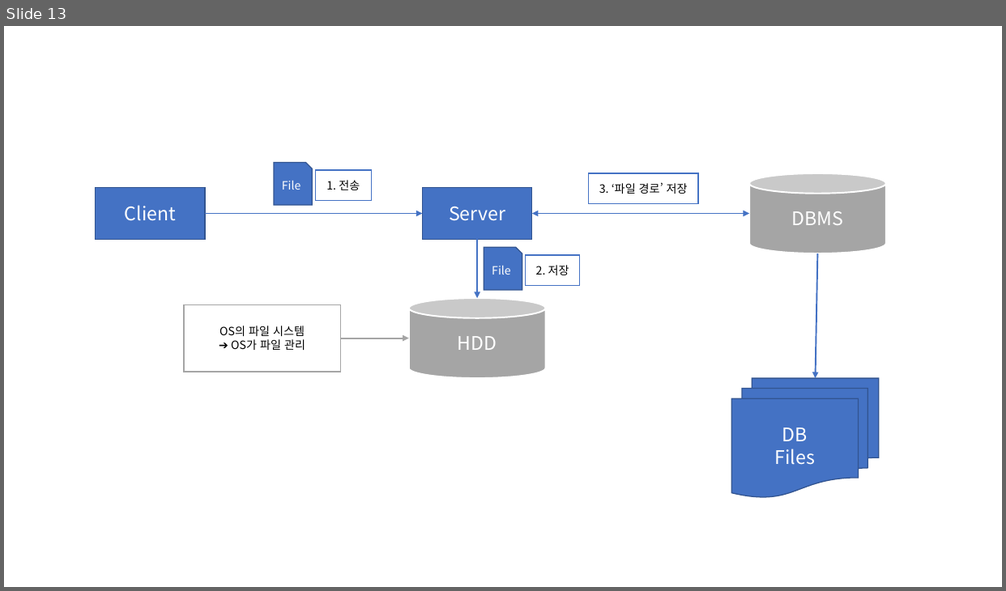
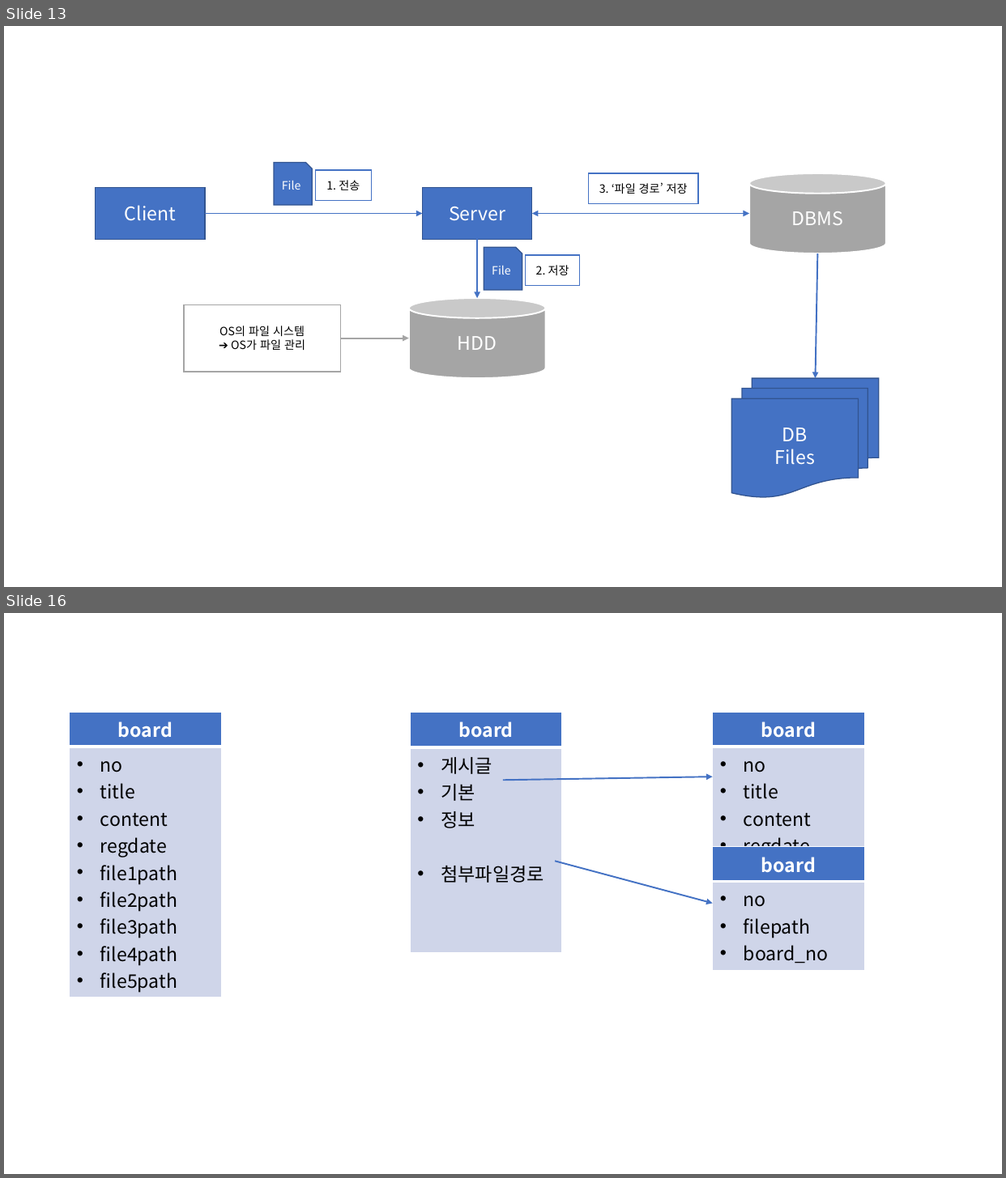
Before and after one commit to Dingadung/2022-study-workspace, a slide deck: study-note/데이터베이스/2022-08-31 내용정리.pptx. Shown one above the other, each under a label of ours: slide 13 before the commit, slides 13 and 16 after it; the slides between them are not shown. The pictures are 1006x591 and 1006x1178 pixels, drawn with LibreOffice and Linux fonts; fonts in the diff are those of the drawing. Boxes give left, top, right and bottom in pixels: in the first picture for what was removed or moved away, otherwise in the second. Text is boxed around its words. In the diff, an @@ line names an element or a change of style, - is before the commit and + after.

```diff
--- a/study-note/데이터베이스/2022-08-31 내용정리.pptx
+++ b/study-note/데이터베이스/2022-08-31 내용정리.pptx
@@ slide 16 added at [4,613,1002,1174], background #FFFFFF @@
@@ table added at [69,712,221,996], 2 rows, 1 columns @@
+board
+no / title / content / regdate / file1path / file2path / file3path / file4path / file5path
@@ table added at [410,712,562,953], 2 rows, 1 columns @@
+board
+게시글 / 기본 / 정보 / 첨부파일경로
@@ table added at [713,712,865,861], 2 rows, 1 columns @@
+board
+no / title / content / regdate
@@ arrow added from (503, 780) to (713, 777), #4472C4 1.5 pt @@
@@ table added at [713,847,865,967], 2 rows, 1 columns @@
+board
+no / filepath / board_no
@@ arrow added from (555, 862) to (713, 904), #4472C4 1.5 pt @@
```
Also in this commit, not shown: 8 other slides added, 8 slides removed, 4 other files.
